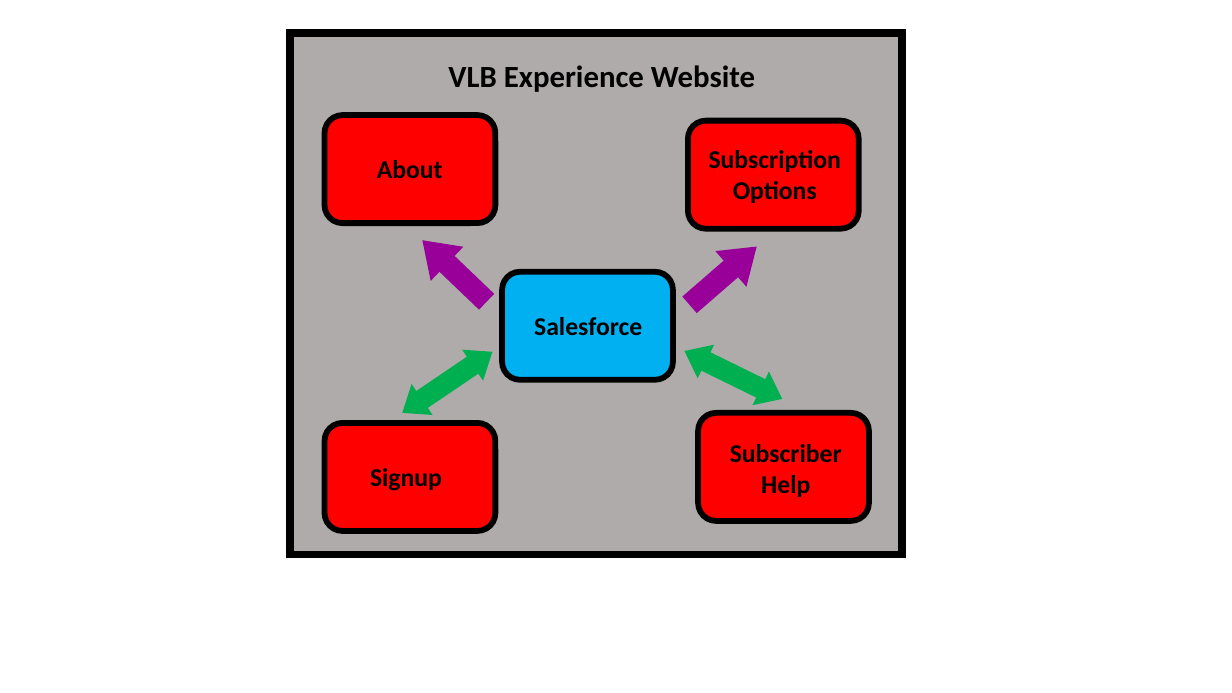
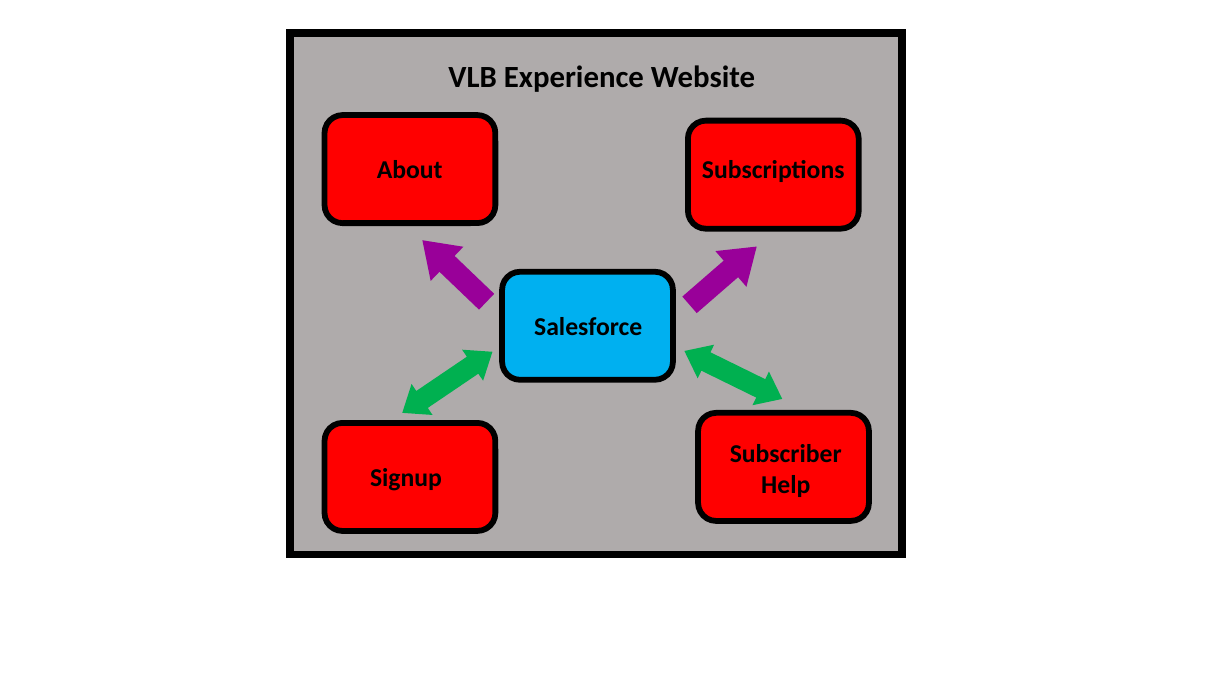
Before and after one commit to RevatureSFNTraining/Project1_Inferno, a slide deck: slide 2 of Images/VLB Logo.pptx. Drawn at 1232x693 pixels with LibreOffice and Linux fonts; fonts in the diff are those of the drawing. Boxes give left, top, right and bottom in pixels: in the first picture for what was removed or moved away, otherwise in the second. Text is boxed around its words. In the diff, an @@ line names an element or a change of style, - is before the commit and + after.

```diff
--- a/Images/VLB Logo.pptx
+++ b/Images/VLB Logo.pptx
@@ text at <box>702,160,845,182</box>: text changed @@
-Subscription Options
+Subscriptions
```
Also in this commit, not shown: 1 other file.
